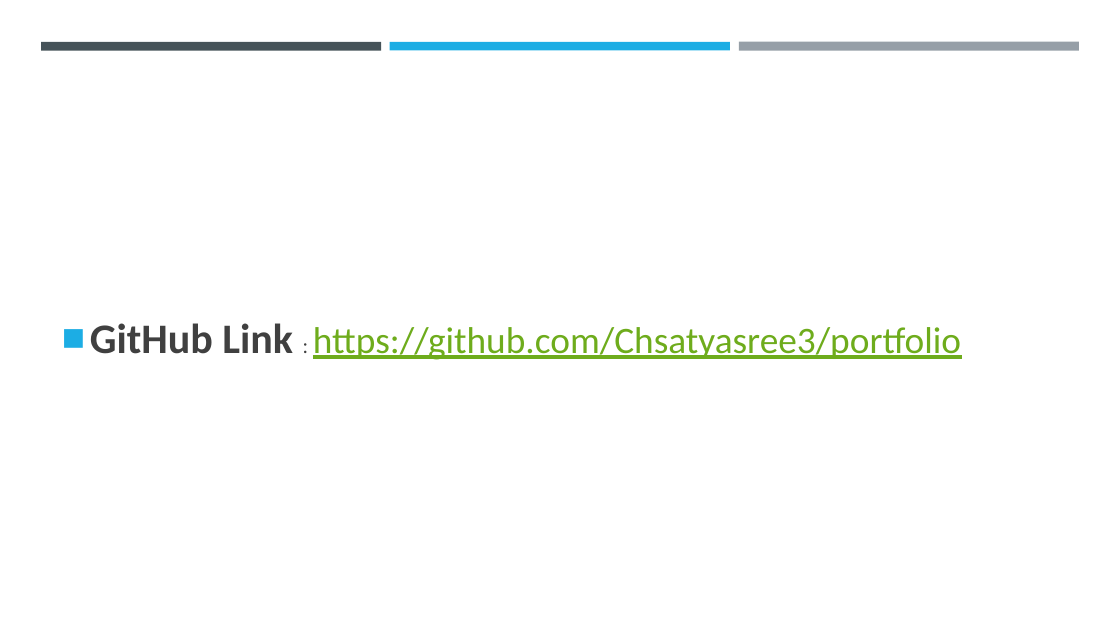
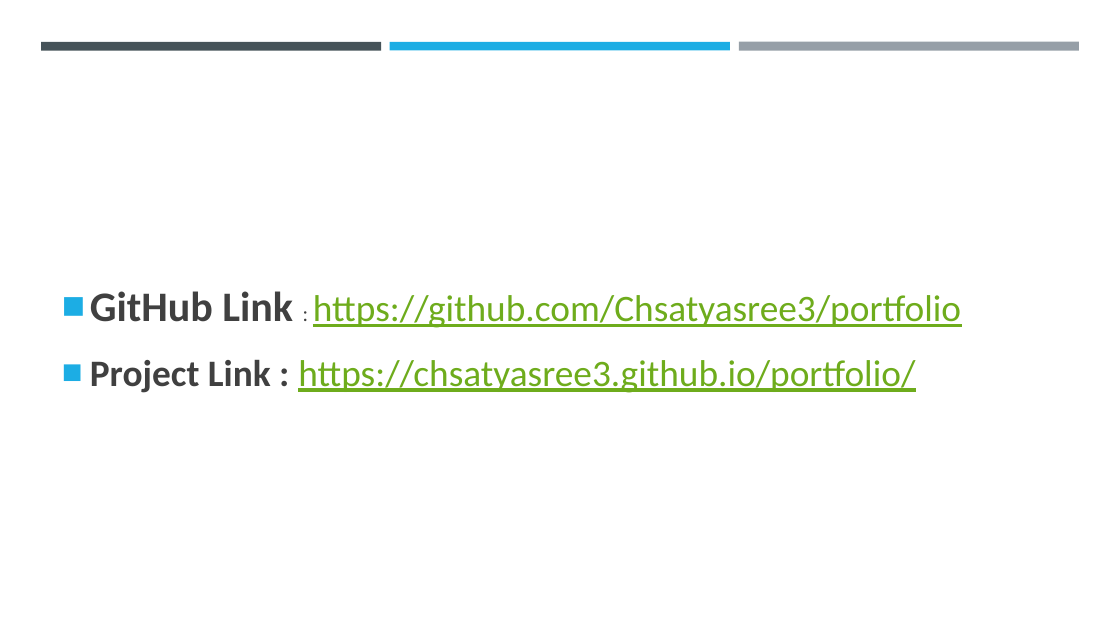
Before and after one commit to Chsatyasree3/portfolio, a slide deck: slide 19 of Digital Portfolio.pptx. Drawn at 1120x630 pixels with LibreOffice and Linux fonts; fonts in the diff are those of the drawing; background and template pictures are left out. Boxes give left, top, right and bottom in pixels: in the first picture for what was removed or moved away, otherwise in the second. Text is boxed around its words. In the diff, an @@ line names an element or a change of style, - is before the commit and + after.

```diff
--- a/Digital Portfolio.pptx
+++ b/Digital Portfolio.pptx
@@ text at <box>90,360,915,393</box>: paragraph added @@
+■ Project Link : https://chsatyasree3.github.io/portfolio/
```
Also in this commit, not shown: 2 other slides changed.
